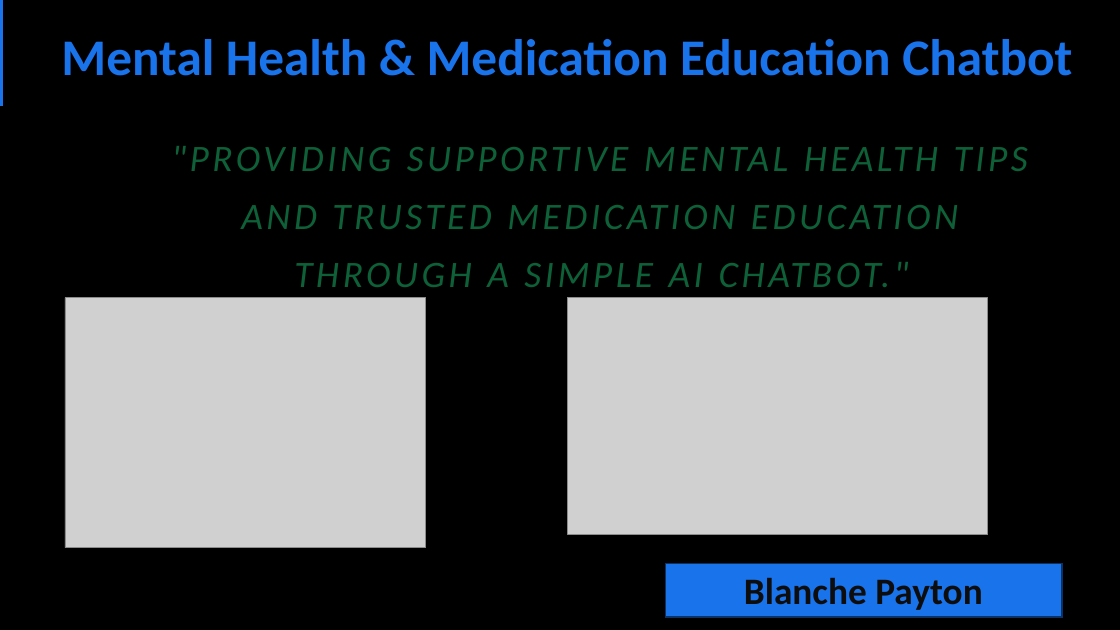
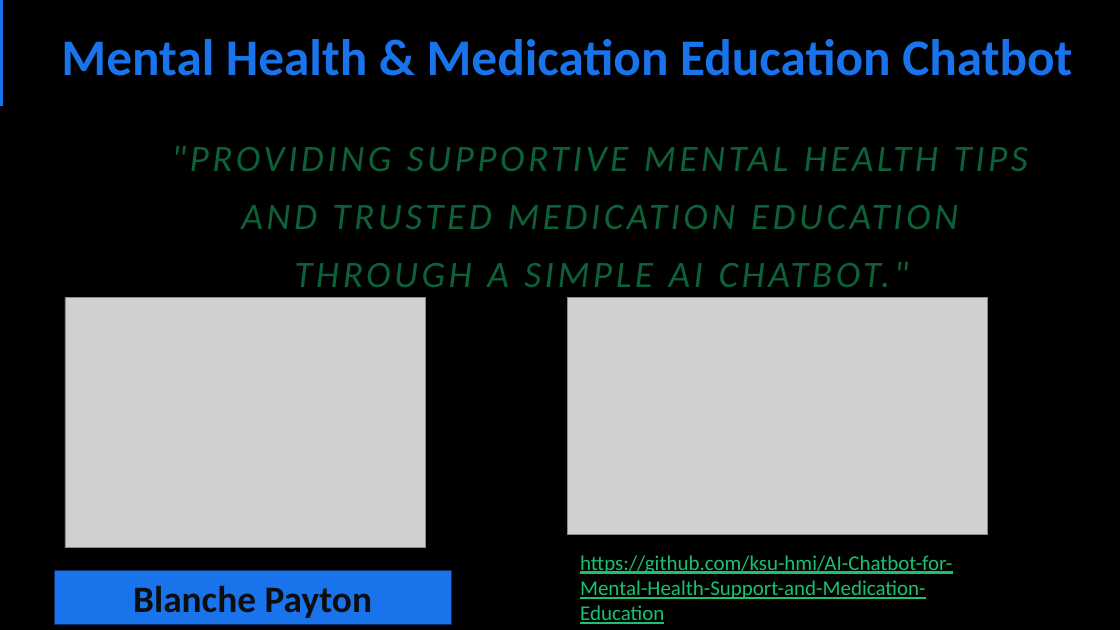
Before and after one commit to ksu-hmi/AI-Chatbot-for-Mental-Health-Support-and-Medication-Education, a slide deck: slide 1 of Mental Health Chatbot.pptx. Drawn at 1120x630 pixels with LibreOffice and Linux fonts; fonts in the diff are those of the drawing; grey boxes stand for pictures; background and template pictures are left out. Boxes give left, top, right and bottom in pixels: in the first picture for what was removed or moved away, otherwise in the second. Text is boxed around its words. In the diff, an @@ line names an element or a change of style, - is before the commit and + after.

```diff
--- a/Mental Health Chatbot.pptx
+++ b/Mental Health Chatbot.pptx
@@ text added at [580,555,952,624], 18 pt, text #1AC16E, underline @@
+https://github.com/ksu-hmi/AI-Chatbot-for-Mental-Health-Support-and-Medication-Education
@@ rectangle "Blanche Payton": place and size @@
-rectangle "Blanche Payton" at [665,564,1062,618]
+rectangle "Blanche Payton" at [55,571,451,624]
```
